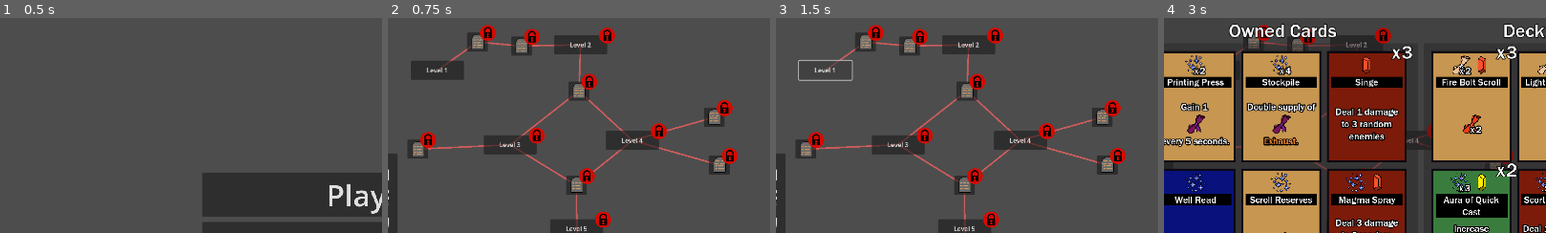
Above: before the commit, frames 1-4 (left to right).
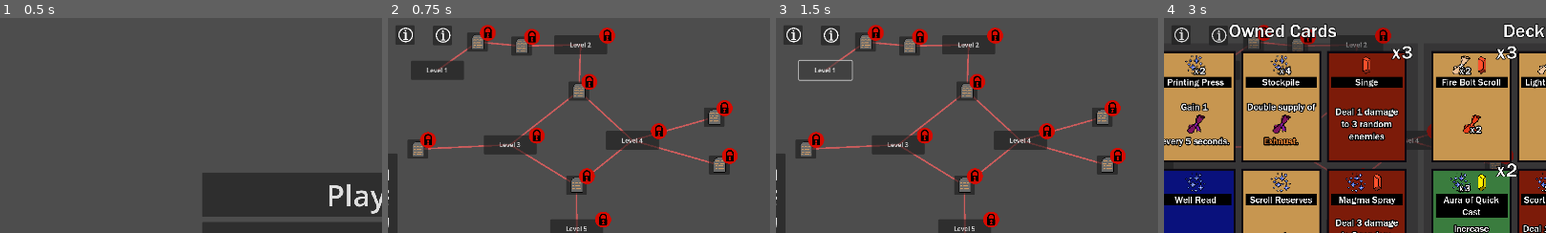
Above: after the commit, the same moments.

Repository: oliveman521/We-Wizards-Three
Game: Godot game, scene res://Scenes/Menus/MainMenu.tscn
Same seed, same stepped clock (60 frames per second), same inputs: the game is played once before the commit and once after it.
Inputs:
- Up to frame 1 (0.5 s): no input
- Up to frame 2 (0.75 s): click "Play!" at 0.5 s
- Up to frame 3 (1.5 s): click "Level 1" at 1.25 s
- Up to frame 4 (3 s): click "Level 1" at 2 s; click "Start Seige!" at 2.75 s
The pictures show only the part of the screen within x 3-53%, y 3-53%; the shares and areas given below are measured in that part.

Frame 1 is identical in both runs. In frame 2, 0.8% of the frame differs, in the area x 2-17%, y 3-13%; in frame 3, 0.8%; in frame 4, 0.7%.

Commit message:
Tutorial

Diff:
--- a/Scenes/Level Select Map/Map Nodes/MapNode_New_Card.gd
+++ b/Scenes/Level Select Map/Map Nodes/MapNode_New_Card.gd
@@ -5,10 +5,10 @@
 
 func _draw() -> void:
 	if cards.size() > 0:
-		var card: Card = cards[1].instantiate() as Card
+		var card: Card = cards[0].instantiate() as Card
 		self.name = card.card_name
 		if cards.size() > 1:
-			self.name += " +" + str(cards.size())
+			self.name += " +" + str(cards.size() - 1)
 		card.queue_free()
 		#TODO make the grapic reflect the card(s) on offer. Perhaps this should come with a toggle? maybe just show the card type? Rarity?
 
--- a/Scenes/Level Select Map/Map Nodes/MapNode_Tutorial.gd
+++ b/Scenes/Level Select Map/Map Nodes/MapNode_Tutorial.gd
@@ -6,7 +6,7 @@
 
 func _draw() -> void:
 	if pages.size() > 0:
-		self.name = pages[1].title
+		self.name = pages[0].title
 		if pages.size() > 1:
 			self.name += " +" + str(pages.size())
 	super._draw()
--- a/Scenes/Level Select Map/Map Nodes/MapNode_Tutorial.tscn
+++ b/Scenes/Level Select Map/Map Nodes/MapNode_Tutorial.tscn
@@ -8,7 +8,7 @@
 offset_right = 48.0
 offset_bottom = 49.0
 script = ExtResource("2_gsb8x")
-pages = Array[Resource("res://Scenes/Level Select Map/Map Nodes/TutorialInfoPage.gd")]([])
+pages = Array[Resource("res://Scenes/Level Select Map/Info Panels/TutorialInfoPage.gd")]([])
 
 [node name="Button" parent="." index="0"]
 theme_override_font_sizes/font_size = 36
--- a/Scenes/Level Select Scene.tscn
+++ b/Scenes/Level Select Scene.tscn
@@ -1,17 +1,103 @@
-[gd_scene load_steps=13 format=3 uid="uid://bpfb1n271ove4"]
+[gd_scene load_steps=30 format=3 uid="uid://bpfb1n271ove4"]
 
 [ext_resource type="Script" path="res://Scenes/Level Select Map/LevelSelectMenu.gd" id="1_xcx1n"]
 [ext_resource type="Script" path="res://Scenes/Level Select Map/MapManager.gd" id="2_6iwrn"]
 [ext_resource type="PackedScene" uid="uid://bhr4pv0d0tl4m" path="res://Scenes/Level Select Map/Map Nodes/MapNode_Level.tscn" id="3_qvwta"]
 [ext_resource type="PackedScene" uid="uid://nr4hlan2e2hj" path="res://Scenes/Levels/level_1.tscn" id="4_6wqna"]
+[ext_resource type="Texture2D" uid="uid://4b7li4hxaxkh" path="res://Sprites/Comic Panels/Knock at the door.png" id="4_ayamc"]
+[ext_resource type="Script" path="res://Scenes/Level Select Map/Info Panels/TutorialInfoPage.gd" id="5_2m5ee"]
 [ext_resource type="PackedScene" uid="uid://cklv7m4x0ijqb" path="res://Scenes/Level Select Map/Map Nodes/MapNode_New_Card.tscn" id="5_64jv8"]
+[ext_resource type="Texture2D" uid="uid://8qsug5qhwpbr" path="res://Sprites/Comic Panels/Door open.png" id="6_flkku"]
 [ext_resource type="PackedScene" uid="uid://dmdss2aqbb1lg" path="res://Scenes/Levels/level_2.tscn" id="6_rqthm"]
+[ext_resource type="Texture2D" uid="uid://rr1b2njt6joa" path="res://Sprites/Comic Panels/KRS.png" id="7_nypcm"]
 [ext_resource type="PackedScene" uid="uid://bt6cb8kc2x7u4" path="res://Cards/Card Pool/card_quick_cast.tscn" id="7_red4p"]
 [ext_resource type="PackedScene" uid="uid://ddmofotpnip81" path="res://Scenes/Levels/level_3.tscn" id="7_rlaet"]
+[ext_resource type="Texture2D" uid="uid://830fliunjvdu" path="res://Sprites/Comic Panels/door slam.png" id="8_7wuin"]
+[ext_resource type="Texture2D" uid="uid://cxme5dqwjo81m" path="res://Sprites/Comic Panels/Telling the gang.png" id="9_dk514"]
 [ext_resource type="Theme" uid="uid://btsp3ifn1m5n3" path="res://Scenes/Menus/Menus.tres" id="10_2ecuw"]
 [ext_resource type="PackedScene" uid="uid://6685qupifd8s" path="res://Cards/Card Pool/card_fire_scroll_recipe.tscn" id="10_f7yid"]
 [ext_resource type="Script" path="res://Scenes/Menus/deck_builder_menu.gd" id="11_t8gd0"]
 [ext_resource type="LabelSettings" uid="uid://csj8lqpyqucr2" path="res://UI/Fonts/large_text.tres" id="12_fdwhl"]
+[ext_resource type="PackedScene" uid="uid://b585ymf1lip61" path="res://Scenes/Level Select Map/Map Nodes/MapNode_Tutorial.tscn" id="13_7kiee"]
+
+[sub_resource type="Resource" id="Resource_fwqn5"]
+script = ExtResource("5_2m5ee")
+title = "Intro"
+text1 = ""
+image = ExtResource("4_ayamc")
+text2 = ""
+button_text = "Hmm...."
+
+[sub_resource type="Resource" id="Resource_qkkho"]
+script = ExtResource("5_2m5ee")
+title = "..."
+text1 = ""
+image = ExtResource("6_flkku")
+text2 = ""
+button_text = "What's all this?"
+
+[sub_resource type="Resource" id="Resource_7wurx"]
+script = ExtResource("5_2m5ee")
+title = "..."
+text1 = ""
+image = ExtResource("7_nypcm")
+text2 = ""
+button_text = "uhh...."
+
+[sub_resource type="Resource" id="Resource_shqrv"]
+script = ExtResource("5_2m5ee")
+title = "..."
+text1 = ""
+image = ExtResource("8_7wuin")
+text2 = ""
+button_text = "Drat!"
+
+[sub_resource type="Resource" id="Resource_h6qmr"]
+script = ExtResource("5_2m5ee")
+title = "..."
+text1 = ""
+image = ExtResource("9_dk514")
+text2 = ""
+button_text = "We will do what we must..."
+
+[sub_resource type="Resource" id="Resource_ptob5"]
+script = ExtResource("5_2m5ee")
+title = "How To Play"
+text1 = "We Wizard's Three is an ansymetric co-op game for 3 player where you defend your keep from the infernal KRS (King's Revenue Service)"
+text2 = ""
+button_text = "Cool!"
+
+[sub_resource type="Resource" id="Resource_yrjke"]
+script = ExtResource("5_2m5ee")
+title = "The Warlock"
+text1 = "The First player is the Warlock.
+They will fight off waves of incoming KRS agents."
+text2 = "The Warlock uses WASD to move and
+F, G, and H to fire"
+button_text = ""
+
+[sub_resource type="Resource" id="Resource_7ukff"]
+script = ExtResource("5_2m5ee")
+title = "The Librarian"
+text1 = "The Second player is The Librarian.
+They run around the storeroom to collect resources to supply the other players."
+text2 = "The Librarian uses the arrow keys to move"
+button_text = ""
+
+[sub_resource type="Resource" id="Resource_i7ote"]
+script = ExtResource("5_2m5ee")
+title = "The Enchanter"
+text1 = "The Third player is the Enchanter.
+You cast spell cards from a deck to help aid your teammates."
+text2 = "The Enchanter uses the mouse to play spell cards. Left click to cast the spell, Right click to discard it"
+button_text = ""
+
+[sub_resource type="Resource" id="Resource_7a5o2"]
+script = ExtResource("5_2m5ee")
+title = "Your Deck"
+text1 = "Before each battle you'll choose 15 spell cards from your card pool that'll compose your deck."
+text2 = "Between battles you'll unlock more cards and can add/remove cards from your deck."
+button_text = ""
 
 [node name="Level Select Menu" type="Control" groups=["Level Select Menu"]]
 layout_mode = 3
@@ -39,16 +125,32 @@
 grow_vertical = 2
 script = ExtResource("2_6iwrn")
 
+[node name="Intro +5" parent="Map Manager" instance=ExtResource("13_7kiee")]
+offset_left = 74.0
+offset_top = 52.0
+offset_right = 122.0
+offset_bottom = 101.0
+pages = Array[ExtResource("5_2m5ee")]([SubResource("Resource_fwqn5"), SubResource("Resource_qkkho"), SubResource("Resource_7wurx"), SubResource("Resource_shqrv"), SubResource("Resource_h6qmr")])
+always_unlocked = true
+
+[node name="Intro +6" parent="Map Manager" instance=ExtResource("13_7kiee")]
+offset_left = 168.0
+offset_top = 53.0
+offset_right = 216.0
+offset_bottom = 102.0
+pages = Array[ExtResource("5_2m5ee")]([SubResource("Resource_ptob5"), SubResource("Resource_yrjke"), SubResource("Resource_7ukff"), SubResource("Resource_i7ote"), SubResource("Resource_7a5o2")])
+always_unlocked = true
+
 [node name="Level 1" parent="Map Manager" node_paths=PackedStringArray("connected_map_nodes") instance=ExtResource("3_qvwta")]
 offset_left = 113.0
 offset_top = 141.0
 offset_right = 246.0
 offset_bottom = 189.0
 level = ExtResource("4_6wqna")
-connected_map_nodes = [NodePath("../Aura of Quick Cast +2")]
+connected_map_nodes = [NodePath("../Fire Bolt Scroll +1")]
 always_unlocked = true
 
-[node name="Aura of Quick Cast +2" parent="Map Manager" node_paths=PackedStringArray("connected_map_nodes") instance=ExtResource("5_64jv8")]
+[node name="Fire Bolt Scroll +1" parent="Map Manager" node_paths=PackedStringArray("connected_map_nodes") instance=ExtResource("5_64jv8")]
 offset_left = 254.0
 offset_top = 70.0
 offset_right = 306.0
@@ -61,7 +163,7 @@
 offset_top = 80.0
 offset_right = 417.0
 offset_bottom = 128.0
-connected_map_nodes = [NodePath("../Aura of Quick Cast +2"), NodePath("../Level 2")]
+connected_map_nodes = [NodePath("../Fire Bolt Scroll +1"), NodePath("../Level 2")]
 
 [node name="Level 2" parent="Map Manager" node_paths=PackedStringArray("connected_map_nodes") instance=ExtResource("3_qvwta")]
 offset_left = 473.0
Renamed: Scenes/Level Select Map/Map Nodes/TutorialInfoPage.gd -> Scenes/Level Select Map/Info Panels/TutorialInfoPage.gd
